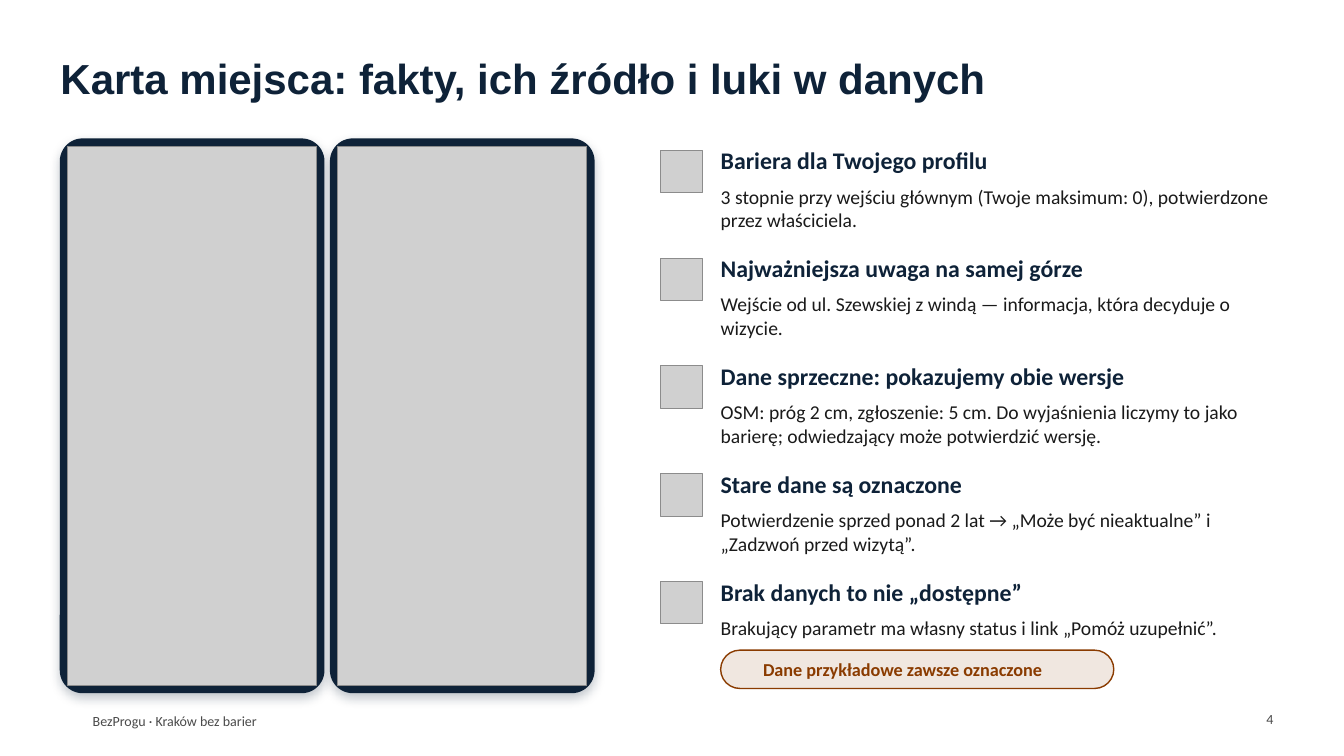
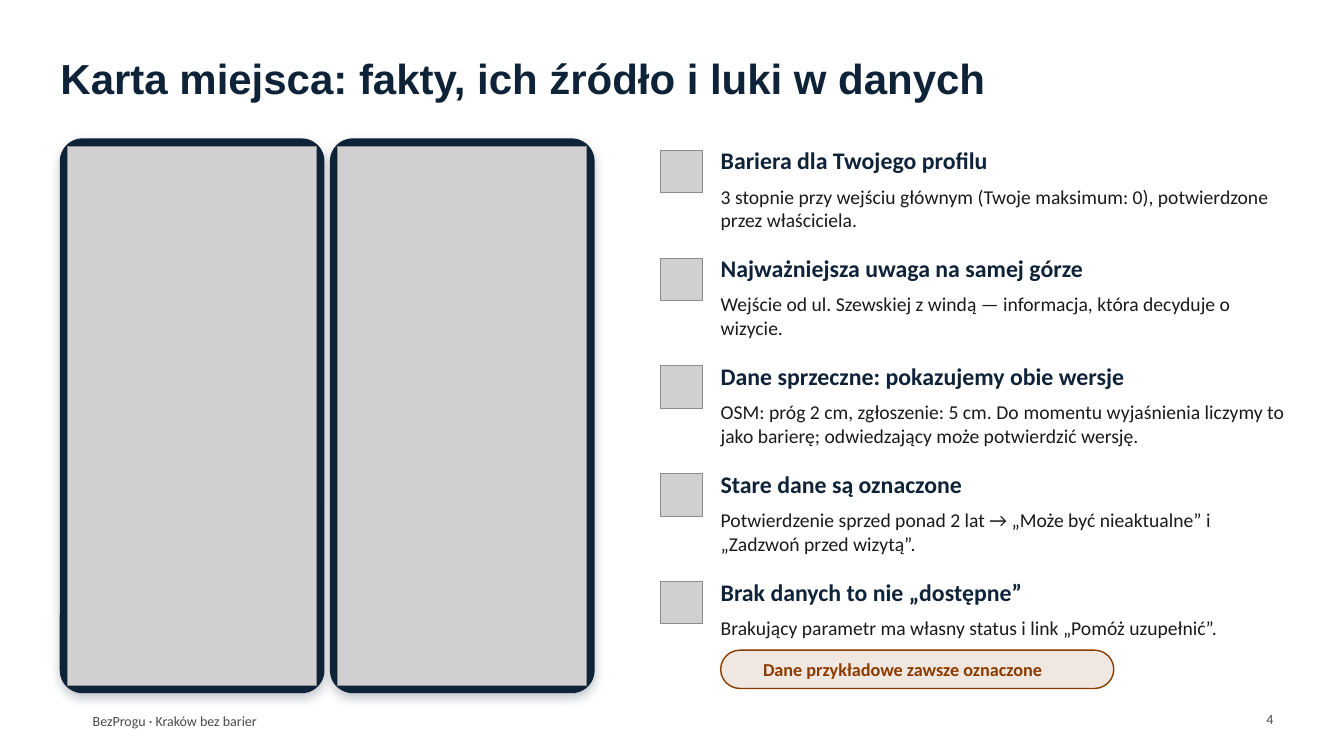
Before and after one commit to szymonglowka/crackowwithoutbarries, a slide deck: slide 4 of docs/pitch/BezProgu-prezentacja.pptx. Drawn at 1344x756 pixels with LibreOffice and Linux fonts; fonts in the diff are those of the drawing; grey boxes stand for pictures; background and template pictures are left out. Boxes give left, top, right and bottom in pixels: in the first picture for what was removed or moved away, otherwise in the second. Text is boxed around its words. In the diff, an @@ line names an element or a change of style, - is before the commit and + after.

```diff
--- a/docs/pitch/BezProgu-prezentacja.pptx
+++ b/docs/pitch/BezProgu-prezentacja.pptx
@@ text at (721, 405, 1284, 447): text changed @@
-OSM: próg 2 cm, zgłoszenie: 5 cm. Do wyjaśnienia liczymy to jako barierę; odwiedzający może potwierdzić wersję.
+OSM: próg 2 cm, zgłoszenie: 5 cm. Do momentu wyjaśnienia liczymy to jako barierę; odwiedzający może potwierdzić wersję.
```
Also in this commit, not shown: 6 other slides changed, 1 other file.
